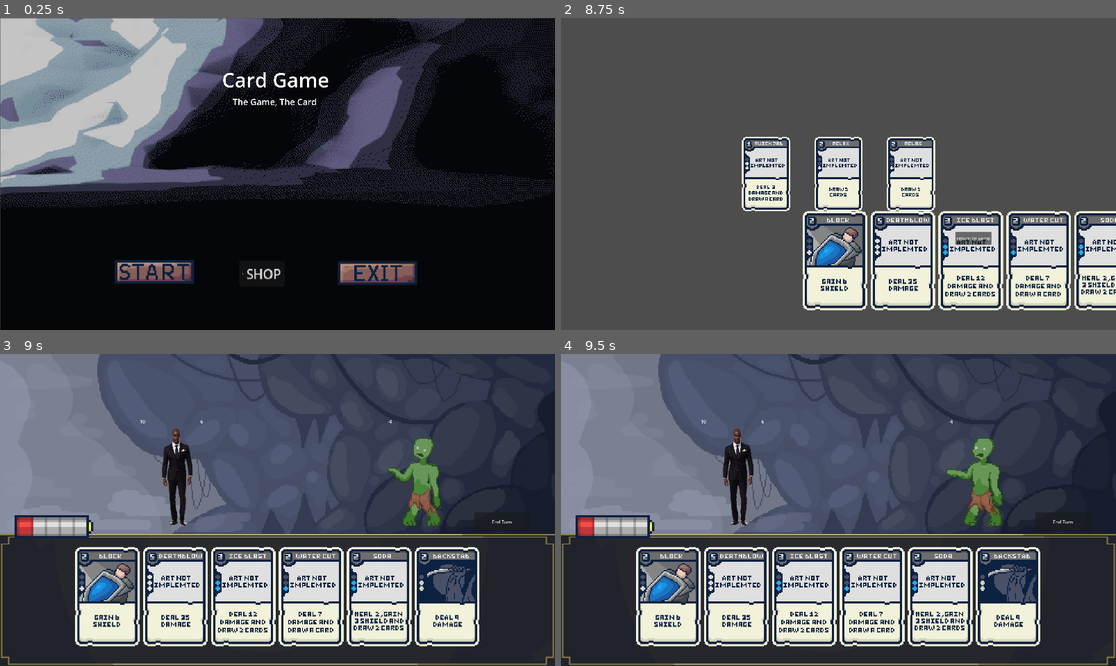
Above: before the commit, frames 1-4 (two rows, left to right).
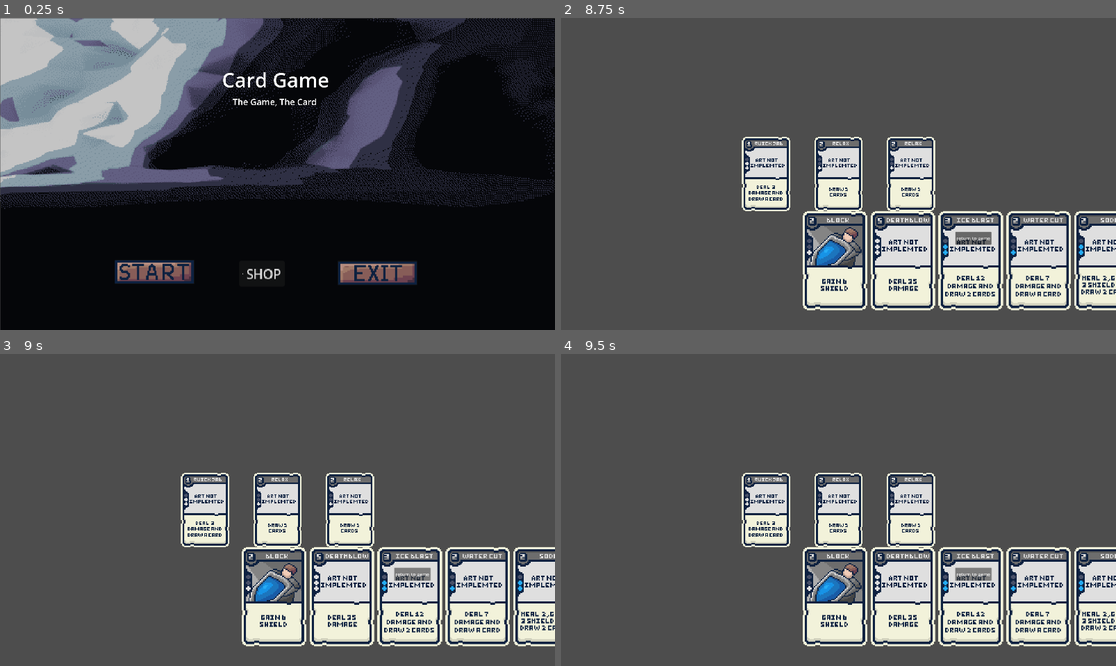
Above: after the commit, the same moments.

Repository: Fredeblok0912/Card_game
Game: Godot game, scene res://menu.tscn
Two runs of this game, one before a commit and one after it. Both use one fixed random seed, a clock stepped at 60 frames per second and the inputs below.
Inputs (mouse positions are in pixels of both pictures, inside the frame that each line leads up to):
- Up to frame 1 (0.25 s): no input
- Up to frame 2 (8.75 s): click (716, 270) at 0.5 s; click "End Turn" at 1.25 s; move the mouse to (727, 261) at 2.02 s; hold Up (ui_up) 2.03-2.78 s; click (727, 261) at 2.17 s; move the mouse to (705, 261) at 2.77 s; hold Down (ui_down) 2.78-3.53 s; click (705, 261) at 2.92 s; move the mouse to (738, 261) at 3.52 s; hold Up (ui_up) 3.53-5.03 s; click (738, 261) at 3.67 s; move the mouse to (705, 261) at 4.27 s; click (705, 261) at 4.42 s; tap Enter at 5 s; move the mouse to (738, 261) at 5.02 s; hold Down (ui_down) 5.03-7.28 s; click (738, 261) at 5.17 s; move the mouse to (727, 261) at 5.77 s; click (727, 261) at 5.92 s; move the mouse to (771, 261) at 6.52 s; click (771, 261) at 6.67 s; move the mouse to (805, 261) at 7.27 s; hold Up (ui_up) from 7.28 s (still down); click (805, 261) at 7.42 s; move the mouse to (838, 261) at 8.02 s; click (838, 261) at 8.17 s
- Up to frame 3 (9 s): release Up (ui_up) at 8.75 s; click "return to game" at 8.75 s
- Up to frame 4 (9.5 s): no input

Frames 1-2 are identical in both runs. In frame 3, 84% of the frame differs, in the area x 0-100%, y 0-100%; in frame 4, 84%.

Commit message:
Fix Errors

Diff:
--- a/shop.gd
+++ b/shop.gd
@@ -85,7 +85,3 @@
 		)
 
 		$Cards.add_child(card)
-
-
-func _on_button_pressed() -> void:
-	get_tree().change_scene_to_file("res://game.tscn")
